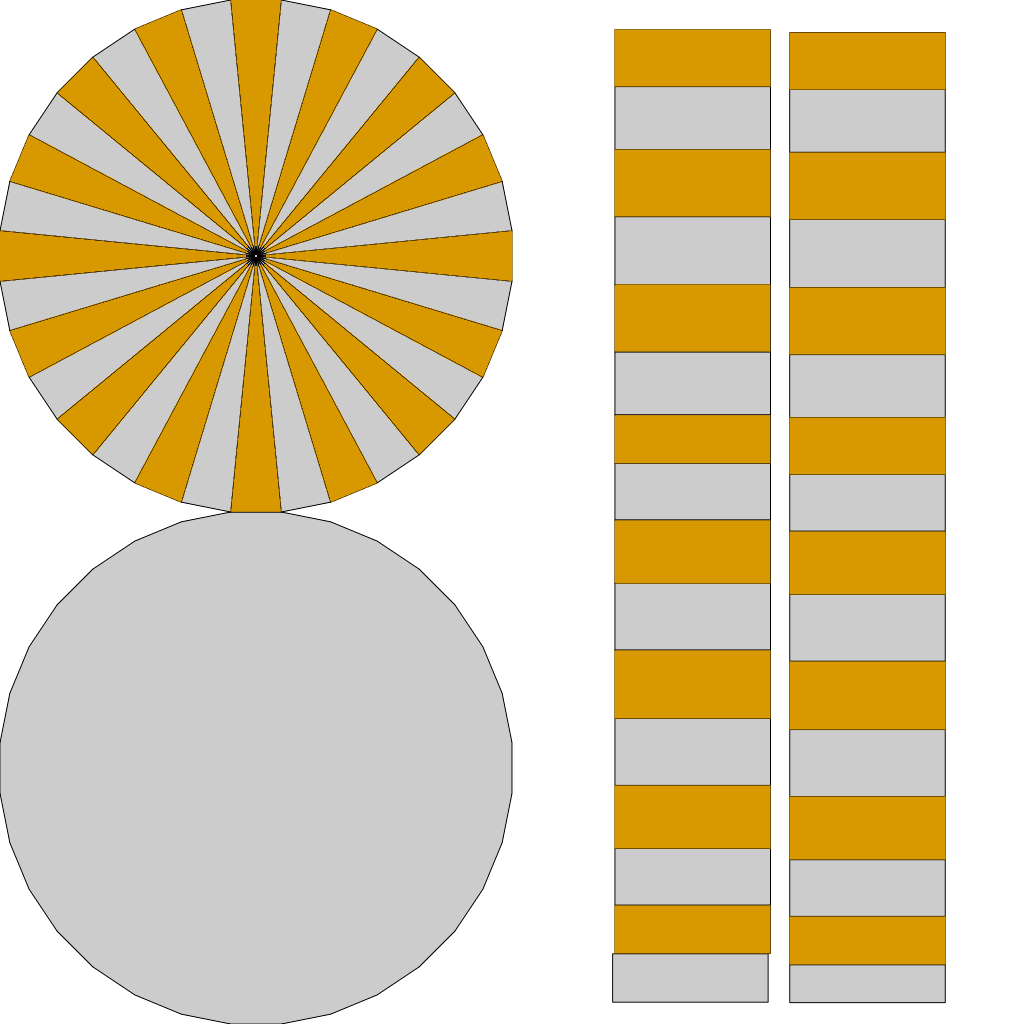
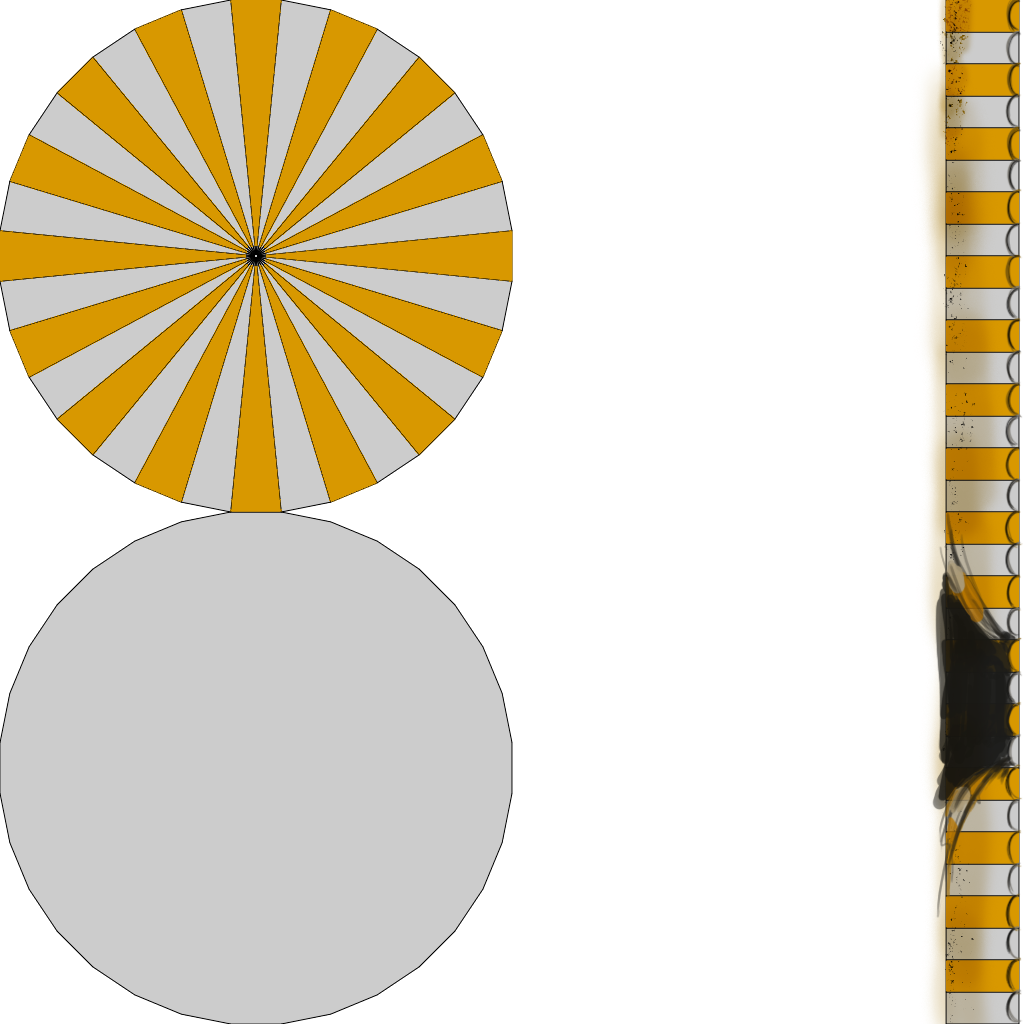
Revision of a layered 1024x1024 image; what changed, layer by layer:
removed layer "Layer 1" over [612, 0, 946, 965]
added layer "Layer 4" (multiply) above "Layer 3" over [909, 0, 1013, 1024]
added layer "Layer 3" above "Layer 2" over [932, 0, 1023, 1024]
added layer "Layer 2" above "BigTopTentUV" over [612, 0, 1020, 992]
painted on "BigTopTentUV" over [612, 0, 1020, 1024]
